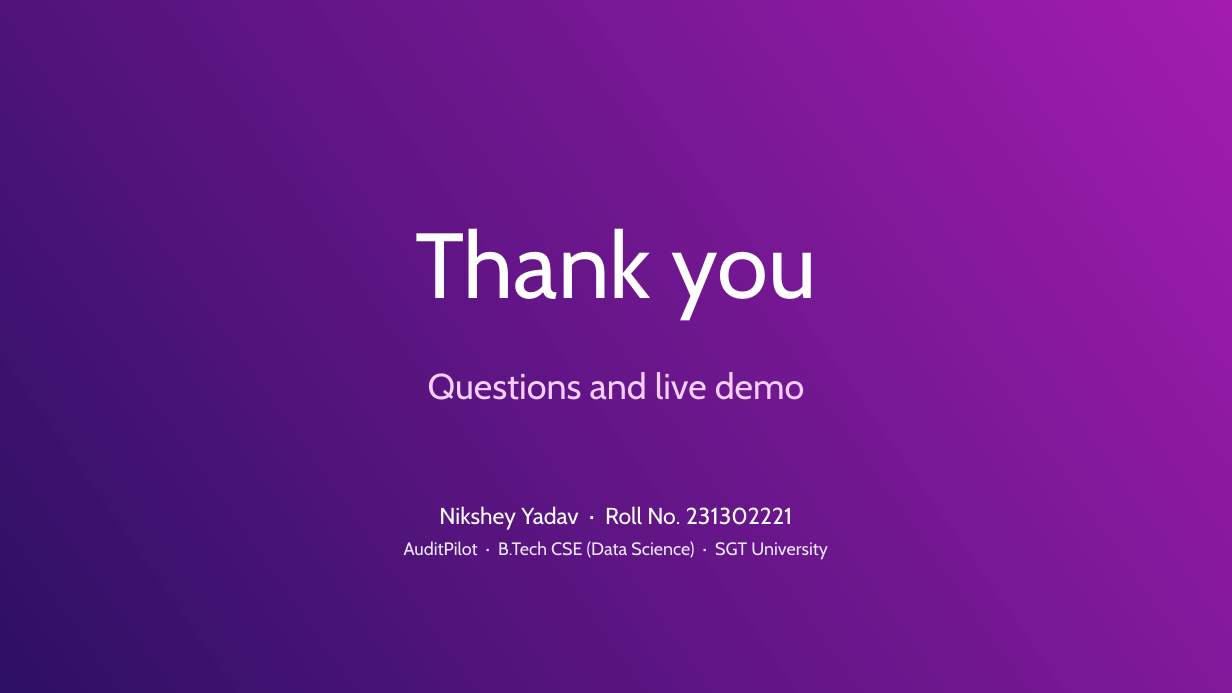
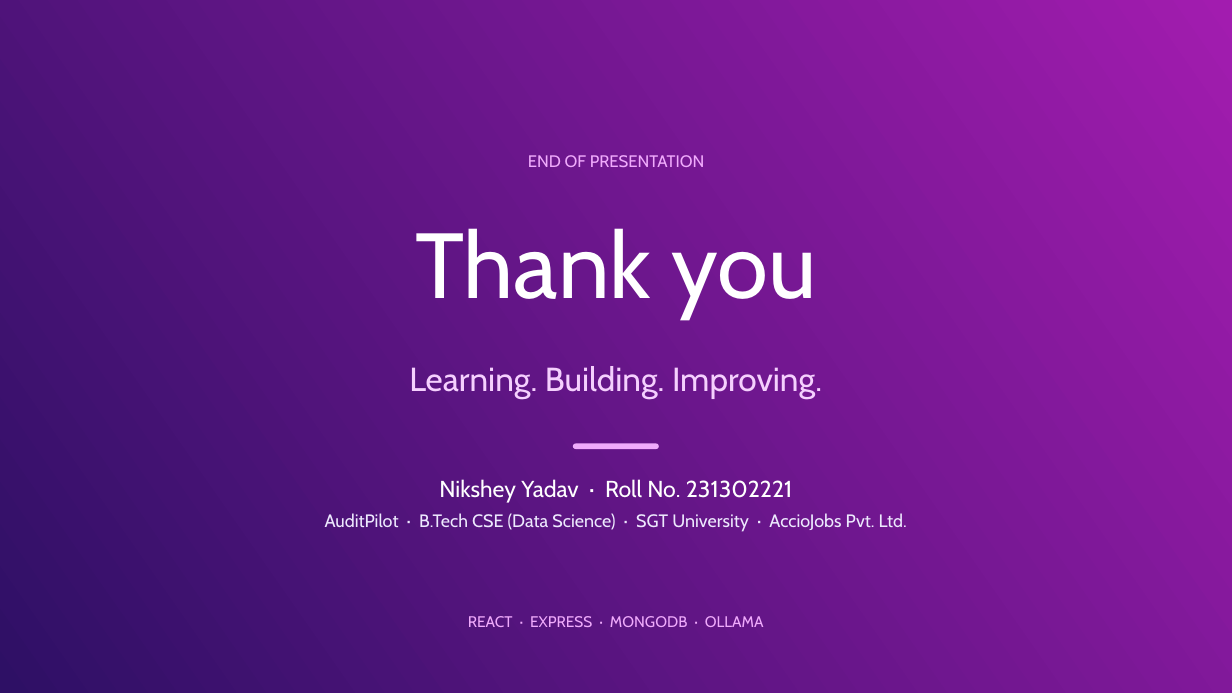
Before and after one commit to NiksheyYadav/AuditPilot, a slide deck: slide 12 of AuditPilot_IT2_Presentation.pptx. Drawn at 1232x693 pixels with LibreOffice and Linux fonts; fonts in the diff are those of the drawing. Boxes give left, top, right and bottom in pixels: in the first picture for what was removed or moved away, otherwise in the second. Text is boxed around its words. In the diff, an @@ line names an element or a change of style, - is before the commit and + after.

```diff
--- a/AuditPilot_IT2_Presentation.pptx
+++ b/AuditPilot_IT2_Presentation.pptx
@@ text added at <box>528,155,704,167</box>, 13 pt, text #F0ABFC @@
+END OF PRESENTATION
@@ text added at <box>409,366,822,400</box>, 26 pt, text #F5D0FE @@
+Learning. Building. Improving.
@@ text removed at <box>428,372,805,400</box> @@
-Questions and live demo
@@ rounded rectangle added at <box>573,444,659,449</box>, fill #F0ABFC @@
@@ text "Nikshey Yadav · Roll No. ...": place and size @@
-text "Nikshey Yadav · Roll No. ..." at <box>404,506,828,560</box>
+text "Nikshey Yadav · Roll No. ..." at <box>325,479,907,532</box>
@@ text at <box>325,513,907,532</box>: text changed @@
-AuditPilot · B.Tech CSE (Data Science) · SGT University
+AuditPilot · B.Tech CSE (Data Science) · SGT University · AccioJobs Pvt. Ltd.
@@ text added at <box>468,616,764,627</box>, 12 pt, text #F0ABFC @@
+REACT · EXPRESS · MONGODB · OLLAMA
```
Also in this commit, not shown: 11 other slides changed, 40 other files.
